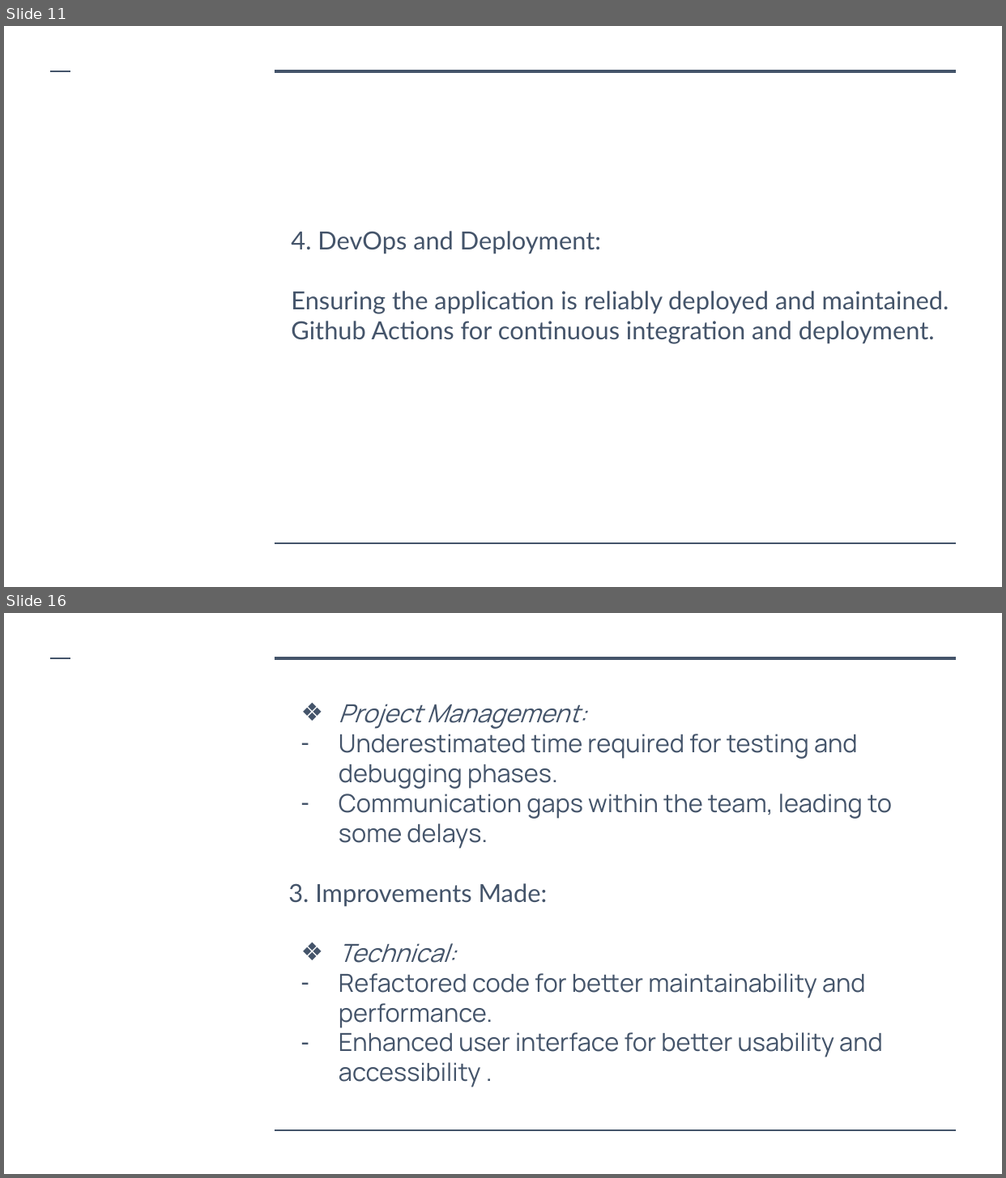
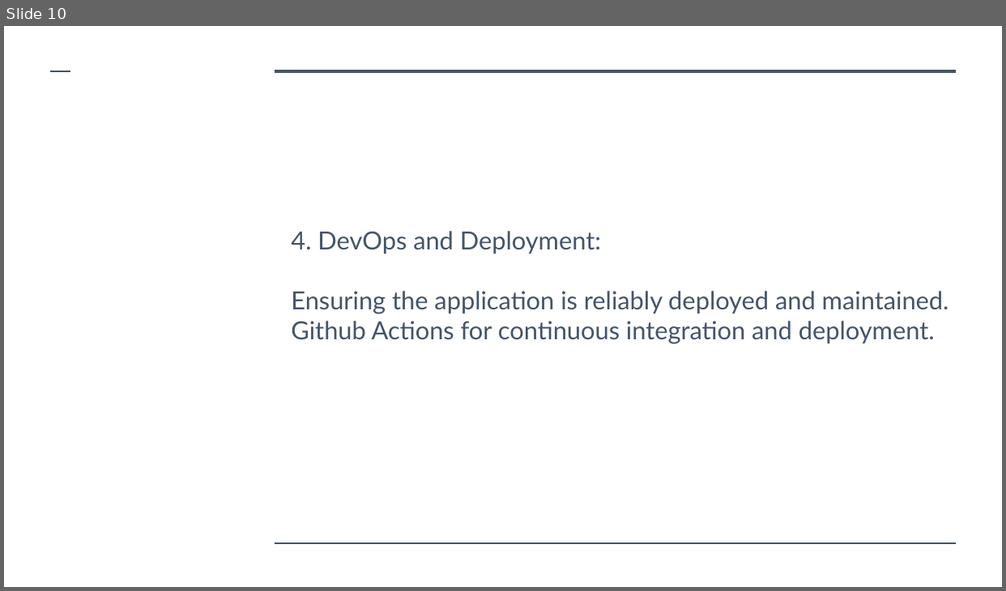
Before and after one commit to achrafkassimi/Portfolio_LocationTVM_Pitch, a slide deck: doc/Location TVM.pptx. Shown one above the other, each under a label of ours: slides 11 and 16 before the commit, slide 10 after it; the slides between them are not shown. The pictures are 1006x1178 and 1006x591 pixels, drawn with LibreOffice and Linux fonts; fonts in the diff are those of the drawing. Boxes give left, top, right and bottom in pixels: in the first picture for what was removed or moved away, otherwise in the second. Text is boxed around its words. In the diff, an @@ line names an element or a change of style, - is before the commit and + after.

```diff
--- a/doc/Location TVM.pptx
+++ b/doc/Location TVM.pptx
@@ slide 16 removed at [4,613,1002,1174], background #FFFFFF; not listed: 3 template elements that a slide beside it also shows @@
@@ text removed at [288,704,892,1088] @@
-❖ Project Management:
-– Underestimated time required for testing and debugging phases.
-– Communication gaps within the team, leading to some delays.
-3. Improvements Made:
-❖ Technical:
-– Refactored code for better maintainability and performance.
-– Enhanced user interface for better usability and accessibility .
@@ what was slide 11 is now slide 10 @@
```
Also in this commit, not shown: 4 slides changed, 5 slides added, 23 other slides removed.
